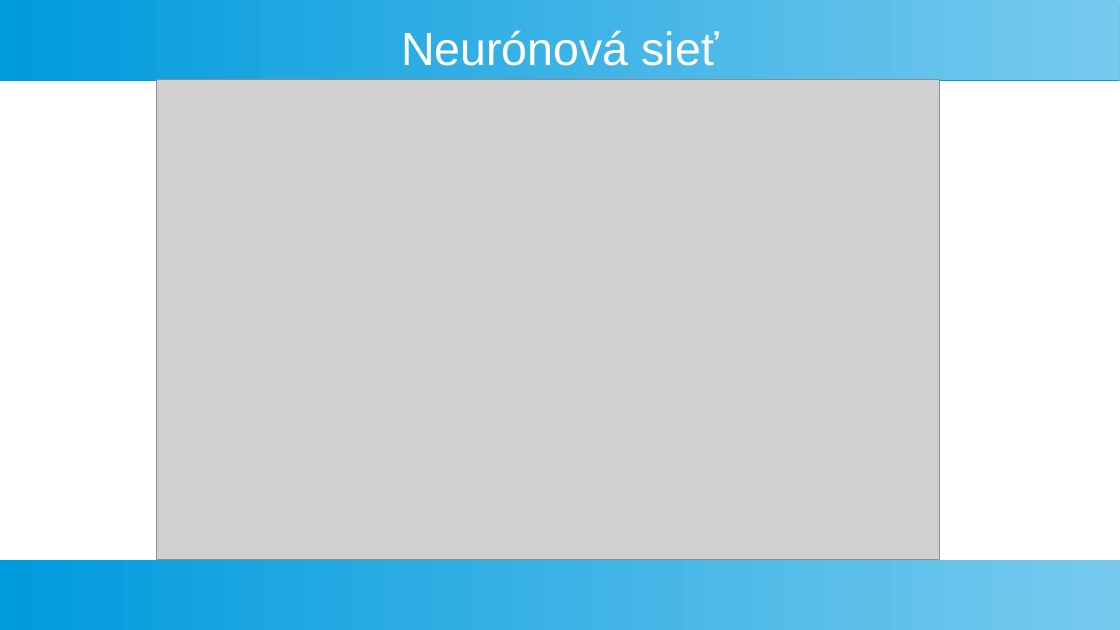
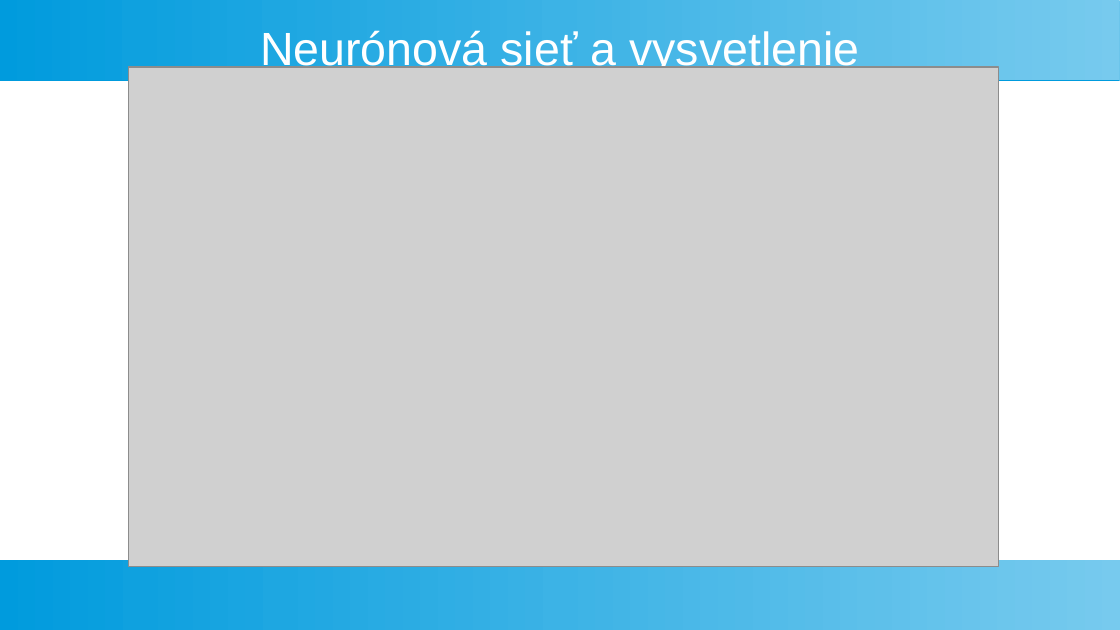
Before and after one commit to georgeob/Vlcak_NS2021, a slide deck: slide 9 of Prezentacia_NS.odp (slide 7 before the commit). Drawn at 1120x630 pixels with LibreOffice and Linux fonts; fonts in the diff are those of the drawing; grey boxes stand for pictures. Boxes give left, top, right and bottom in pixels: in the first picture for what was removed or moved away, otherwise in the second. Text is boxed around its words. In the diff, an @@ line names an element or a change of style, - is before the commit and + after.

```diff
--- a/Prezentacia_NS.odp
+++ b/Prezentacia_NS.odp
@@ title at box(260, 30, 859, 74): text changed @@
-Neurónová sieť
+Neurónová sieť a vysvetlenie
@@ picture: place and size @@
-picture at box(157, 80, 940, 561)
+picture at box(128, 67, 999, 567)
```
Also in this commit, not shown: 5 other slides changed, 8 slides added, 4 slides removed, 1 other file.
